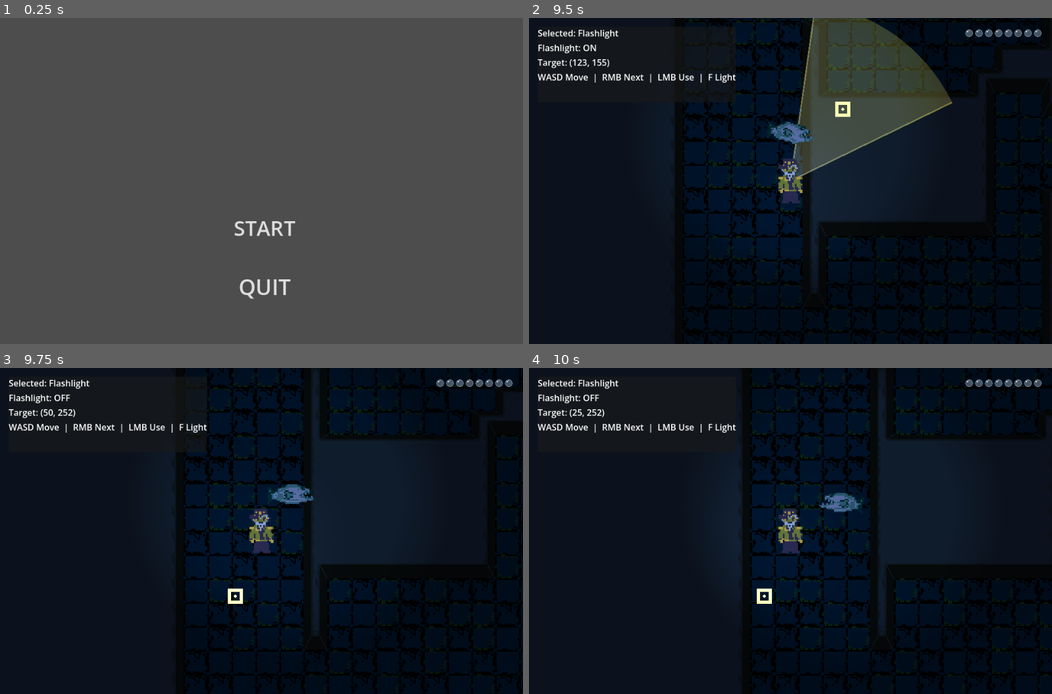
Above: before the commit, frames 1-4 (two rows, left to right).
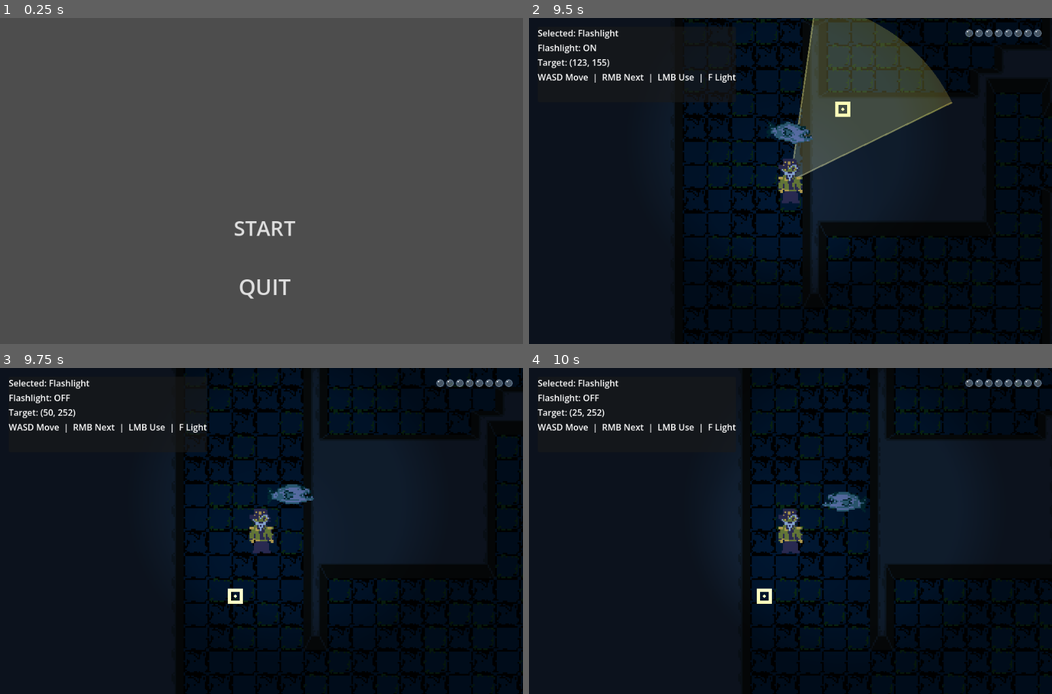
Above: after the commit, the same moments.

Repository: jablonskibrandan/GodotWild98
Game: Godot game, scene res://scenes/main_menu.tscn
Same seed, same stepped clock (60 frames per second), same inputs: the game is played once before the commit and once after it. Sound files missing from this copy of the repository are replaced by a short silence.
Inputs (mouse positions are in pixels of both pictures, inside the frame that each line leads up to):
- Up to frame 1 (0.25 s): no input
- Up to frame 2 (9.5 s): click "START" at 0.5 s; tap Enter at 1.25, 5.75 s; move the mouse to (905, 164) at 1.27 s; hold D (move_right) 1.28-2.03 s; hold F (flashlight_toggle) 1.28-2.03 s; tap Space at 2 s; move the mouse to (685, 197) at 2.02 s; hold S (move_down) 2.03-2.78 s; right-click (685, 197) at 2.1 s; move the mouse to (842, 109) at 2.77 s; press the mouse at (842, 109) at 2.78 s; hold D (move_right) 2.78-3.53 s; move the mouse to (764, 246) at 3.52 s; release the mouse at (764, 246) at 3.53 s; hold W (move_up) 3.53-4.28 s; tap F (flashlight_toggle) at 3.6, 8.1 s; move the mouse to (947, 229) at 4.27 s; hold Right mouse button (tool_next) 4.28-5.03 s; hold A (move_left) 4.28-5.78 s; move the mouse to (633, 132) at 5.02 s; click (633, 132) at 5.1 s; move the mouse to (816, 181) at 5.77 s; hold S (move_down) 5.78-6.53 s; hold F (flashlight_toggle) 5.78-6.53 s; move the mouse to (712, 99) at 6.52 s; hold D (move_right) 6.53-7.28 s; right-click (712, 99) at 6.6 s; move the mouse to (905, 164) at 7.27 s; press the mouse at (905, 164) at 7.28 s; hold W (move_up) 7.28-8.03 s; move the mouse to (685, 197) at 8.02 s; release the mouse at (685, 197) at 8.03 s; hold D (move_right) 8.03-8.78 s; move the mouse to (842, 109) at 8.77 s; hold S (move_down) from 8.78 s (still down); hold Right mouse button (tool_next) from 8.78 s (still down)
- Up to frame 3 (9.75 s): move the mouse to (235, 596) at 9.52 s; release S (move_down) at 9.53 s; release Right mouse button (tool_next) at 9.53 s; hold A (move_left) from 9.53 s (still down); click (235, 596) at 9.6 s
- Up to frame 4 (10 s): keep holding A (move_left)

Frames 1-3 are identical in both runs. In frame 4, 0.2% of the frame differs, in the area x 55-65%, y 37-45%.

Commit message:
monster vision logic

Diff:
--- a/scenes/floor_one.tscn
+++ b/scenes/floor_one.tscn
@@ -12,6 +12,7 @@
 [ext_resource type="AudioStream" uid="uid://bbhokhr8ntf8v" path="res://audio/sfx/Sunken Tower Flashlight Off.wav" id="7_dptav"]
 [ext_resource type="Texture2D" uid="uid://bw6hly1gbcf34" path="res://visuals/tilesets/wall_tiles.png" id="9_panii"]
 [ext_resource type="Texture2D" uid="uid://d0jy1aj7v7fn5" path="res://visuals/player/cap_frog.png" id="9_y0f35"]
+[ext_resource type="Script" uid="uid://dsmqmerm578de" path="res://scripts/monsters/monster_manager.gd" id="10_0sur2"]
 [ext_resource type="Texture2D" uid="uid://dkqv01mpxtc8h" path="res://visuals/tilesets/floor_tiles.png" id="10_gnqv8"]
 [ext_resource type="Script" uid="uid://dady07nhex7xv" path="res://scripts/player/bubble_health.gd" id="11_bubble_health"]
 [ext_resource type="PackedScene" path="res://scenes/bubble_bar.tscn" id="12_bubble_bar"]
@@ -815,9 +816,11 @@
 [node name="DistractionEffects" type="Node2D" parent="." unique_id=1987103813]
 script = ExtResource("5_xmt1j")
 
-[node name="Monster" parent="." unique_id=1813013398 node_paths=PackedStringArray("player") instance=ExtResource("7_6d0m4")]
+[node name="MonsterManager" type="Node2D" parent="." unique_id=1820516849]
+script = ExtResource("10_0sur2")
+
+[node name="Monster" parent="MonsterManager" unique_id=1813013398 instance=ExtResource("7_6d0m4")]
 position = Vector2(206, 281)
-player = NodePath("../Player")
 
 [node name="Player" type="CharacterBody2D" parent="." unique_id=1781135234]
 position = Vector2(50, 135)
--- a/scenes/monster.tscn
+++ b/scenes/monster.tscn
@@ -120,6 +120,7 @@
 collision_layer = 8
 collision_mask = 9
 script = ExtResource("1_1cbnp")
+radius = 8.0
 
 [node name="TargetFinder" type="Node2D" parent="." unique_id=1955017602]
 script = ExtResource("2_c47ug")
@@ -149,6 +150,15 @@
 shadow_color = Color(0, 0, 0, 1)
 texture = SubResource("GradientTexture2D_c47ug")
 
+[node name="PointLight2D" type="PointLight2D" parent="PointLight2D" unique_id=1787844453]
+position = Vector2(1, -5)
+color = Color(0.5529412, 1, 1, 1)
+energy = 0.5
+range_item_cull_mask = 2
+shadow_color = Color(0, 0, 0, 1)
+texture = SubResource("GradientTexture2D_c47ug")
+texture_scale = 0.2
+
 [node name="CollisionShape2D" type="CollisionShape2D" parent="." unique_id=2053910371]
 rotation = 1.5707964
 shape = SubResource("CapsuleShape2D_wd5ij")
--- a/scripts/controllers/floor_controller.gd
+++ b/scripts/controllers/floor_controller.gd
@@ -10,7 +10,7 @@
 @onready var flashlight: FlashlightTool = $ToolManager/Flashlight
 @onready var distraction: DistractionTool = $ToolManager/Distraction
 @onready var effects: DistractionManager = $DistractionEffects
-@onready var monster_manager: BaseMonster = $Monster #replace with monster manager once made
+@onready var monster_manager: MonsterManager = $MonsterManager
 
 @onready var tool_label: Label = $HUD/Panel/VBox/Tool
 @onready var light_label: Label = $HUD/Panel/VBox/Light
@@ -21,6 +21,7 @@
 	player.configure(play_area, cursor)
 	flashlight.configure(player, cursor)
 	distraction.configure(play_area, effects)
+	monster_manager.configure(player)
 
 	tool_manager.tool_changed.connect(_on_tool_changed)
 	flashlight.state_changed.connect(_on_flashlight_state_changed)
@@ -49,7 +50,7 @@
 	target_label.text = "Target: (%d, %d)" % [roundi(target.x), roundi(target.y)]
 
 func _on_sound_made(source: Node2D, volume: float):
-	monster_manager.hear_sound_made(source, volume)
+	monster_manager.sound_made(source, volume)
 
 func _draw() -> void:
 	pass
--- a/scripts/monsters/base_monster.gd
+++ b/scripts/monsters/base_monster.gd
@@ -1,10 +1,7 @@
 class_name BaseMonster
 extends CharacterBody2D
 
-#remove this reference once vision is properly implemented
-@export var player: Node2D
-
-@export_range(1.0, 100.0, 1.0) var radius: float = 8.0
+@export_range(1.0, 100.0, 1.0) var radius: float = 10.0
 @export_range(1.0, 1000.0, 1.0) var chase_speed: float = 50.0
 @export_range(1.0, 1000.0, 1.0) var wander_speed: float = 10.0
 @export_range(1.0, 100.0, 1.0) var wander_distance: float = 60.0
@@ -16,9 +13,13 @@
 var wander_position: Vector2 = Vector2.ZERO
 
 func _ready():
-	target_finder.player = player
 	starting_position = global_position
 	wander_position = starting_position
+
+func configure_target_finder(player: Node2D):
+	target_finder.player = player
+	target_finder.radius = radius
+	target_finder.facing = Vector2.LEFT
 
 func _physics_process(_delta: float) -> void:
 	var target_velocity:= velocity_to_target()
@@ -32,8 +33,10 @@
 
 	if velocity.x < 0:
 		animated_sprite.flip_h = false
+		target_finder.facing = Vector2.LEFT
 	elif velocity.x > 0:
 		animated_sprite.flip_h = true
+		target_finder.facing = Vector2.RIGHT
 
 func hear_sound_made(source: Node2D, volume: float):
 	target_finder.hear(source, volume)
--- /dev/null
+++ b/scripts/monsters/monster_manager.gd
@@ -0,0 +1,20 @@
+class_name MonsterManager
+extends Node2D
+
+var monsters : Array[BaseMonster] = []
+
+# Called when the node enters the scene tree for the first time.
+func _ready():
+	monsters = []
+	for child in get_children():
+		if child is BaseMonster:
+			monsters.append(child)
+
+
+func configure(player: Node2D) -> void:
+	for monster in monsters:
+		monster.configure_target_finder(player)
+
+func sound_made(source: Node2D, volume: float):
+	for monster in monsters:
+		monster.hear_sound_made(source, volume)
--- a/scripts/monsters/monster_target_finder.gd
+++ b/scripts/monsters/monster_target_finder.gd
@@ -1,10 +1,14 @@
 class_name MonsterTargetFinder
 extends Node2D
 
-var player: Node2D
-
 # distance monster can see
 @export_range(0.0, 200.0, 1.0) var vision: float = 120.0
+#field of vision (degrees)
+@export_range(45.0, 360.0, 45.0) var field_of_vision: float = 270.0
+#how far in front of monster to have vision
+var radius: float = 0.0
+#direction monster is facing
+var facing: Vector2 = Vector2.LEFT
 # monster needs hearing higher than sound volume to notice it
 @export_range(0.0, 200.0, 1.0) var hearing: float = 80.0
 # seconds monster will remember hearing or seeing something
@@ -12,6 +16,7 @@
 # percentage monster will focus on current target (extending memory and increasing senses) over other targets
 @export_range(0.1, 1.0, 0.01) var focus: float = .40 #keep within range, do not make 0
 
+var player: Node2D
 # targets monster remembers sensing, along with last known position
 var target_infos: Dictionary[int, MonsterTargetInfo] = {}
 var chosen_target: int = 0
@@ -32,16 +37,29 @@
 	else:
 		return null
 
-# needs fixed with proper vision logic and remove reference to player
 func look_around():
 	if player != null:
 		var distance := global_position.distance_to(player.global_position)
 		var focus_vision := vision
 		if player.get_instance_id() == chosen_target:
 			focus_vision *= (1 + focus)
-		if distance <= focus_vision:
+		if distance <= focus_vision && has_line_of_sight(player):
 			var priority := int((focus_vision-distance))
 			notice(player, priority)
+
+func has_line_of_sight(target_node: Node2D) -> bool:
+	var space_state = get_world_2d().direct_space_state
+	const environment_layer := 1
+	var collision_mask := (1 << (environment_layer-1))
+	var query = PhysicsRayQueryParameters2D.create(global_position + (facing * radius), target_node.position, collision_mask)
+	var result = space_state.intersect_ray(query)
+	var view_obstructed = result.size() > 0
+
+	var direction_to_target := global_position.direction_to(target_node.global_position)
+	var angle_to_target: float = abs(facing.angle_to(direction_to_target))
+	var in_field_of_vision = angle_to_target <= deg_to_rad(field_of_vision / 2.0)
+
+	return in_field_of_vision && !view_obstructed
 
 func hear(source_node: Node2D, volume: float):
 	var focus_hearing := hearing
Not shown, added: scripts/monsters/monster_manager.gd.uid
